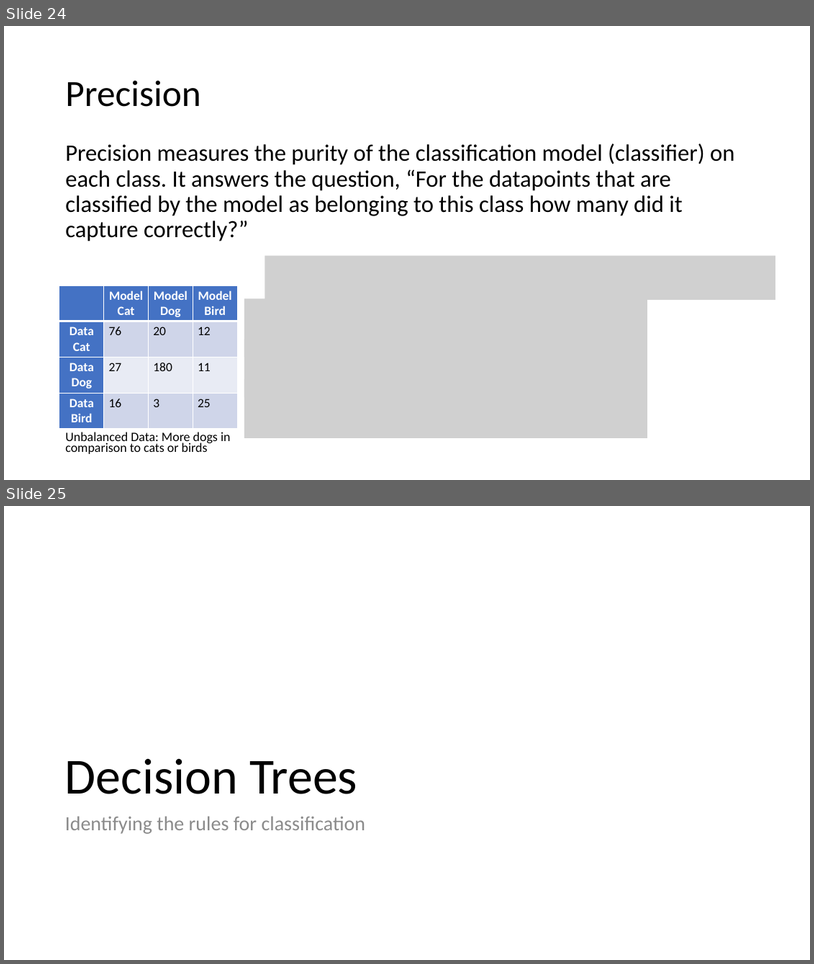
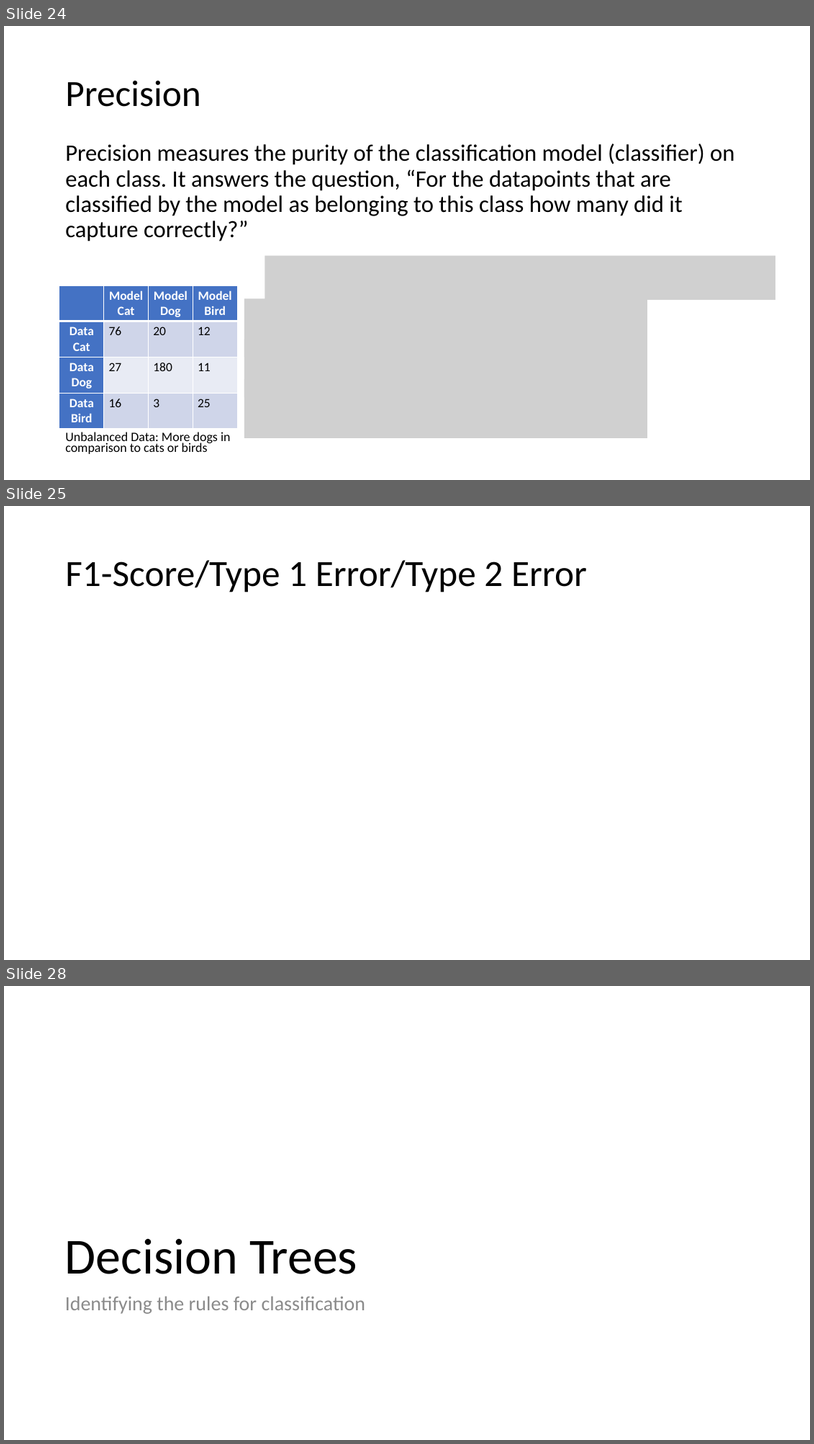
Before and after one commit to meenakshsundaram/AIML, a slide deck: DecisionTrees/DecisionTrees.pptx. Shown one above the other, each under a label of ours: slides 24 and 25 before the commit, slides 24, 25 and 28 after it; the slides between them are not shown. The pictures are 814x964 and 814x1444 pixels, drawn with LibreOffice and Linux fonts; fonts in the diff are those of the drawing; grey boxes stand for pictures. Boxes give left, top, right and bottom in pixels: in the first picture for what was removed or moved away, otherwise in the second. Text is boxed around its words. In the diff, an @@ line names an element or a change of style, - is before the commit and + after.

```diff
--- a/DecisionTrees/DecisionTrees.pptx
+++ b/DecisionTrees/DecisionTrees.pptx
@@ slide 25 added at box(4, 506, 810, 960), background #FFFFFF @@
@@ title added at box(65, 560, 587, 592), 44 pt, text #000000 @@
+F1-Score/Type 1 Error/Type 2 Error
@@ what was slide 25 is now slide 28 @@
```
Also in this commit, not shown: 5 slides changed, 2 other slides added, 2 other files.
